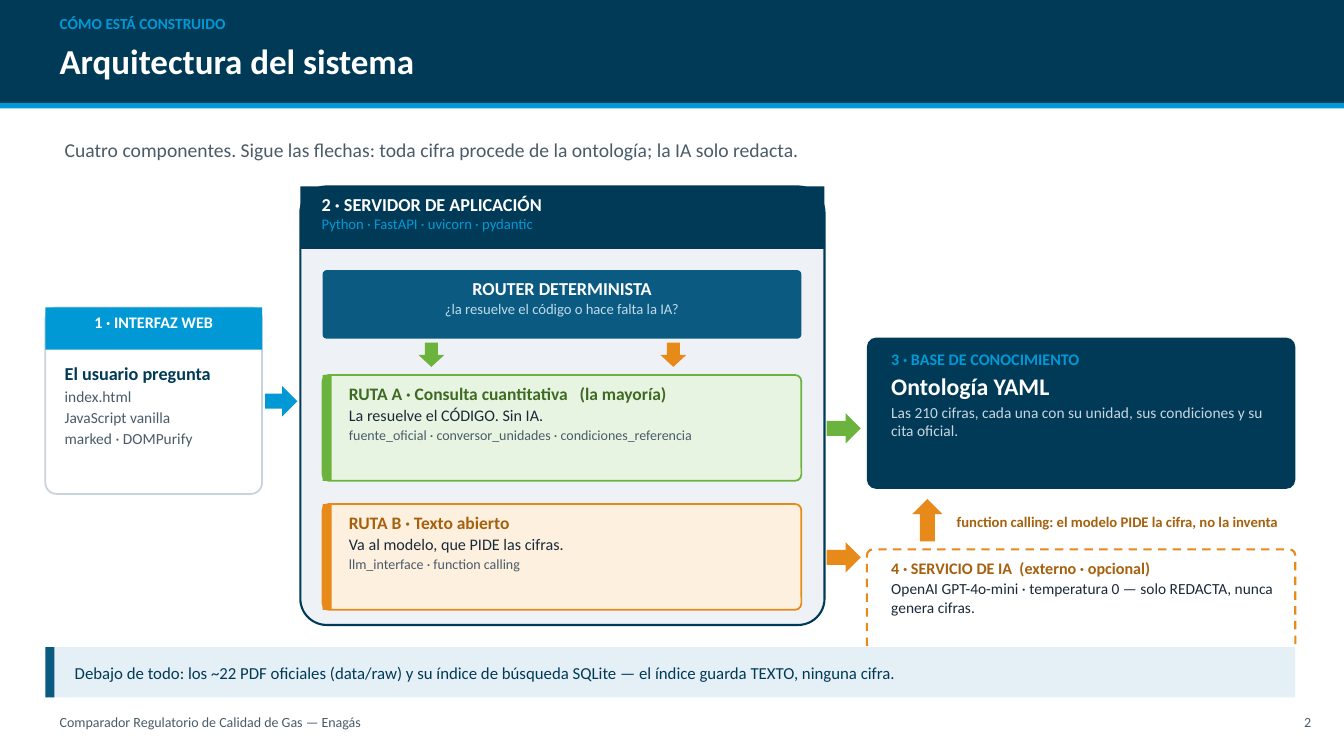
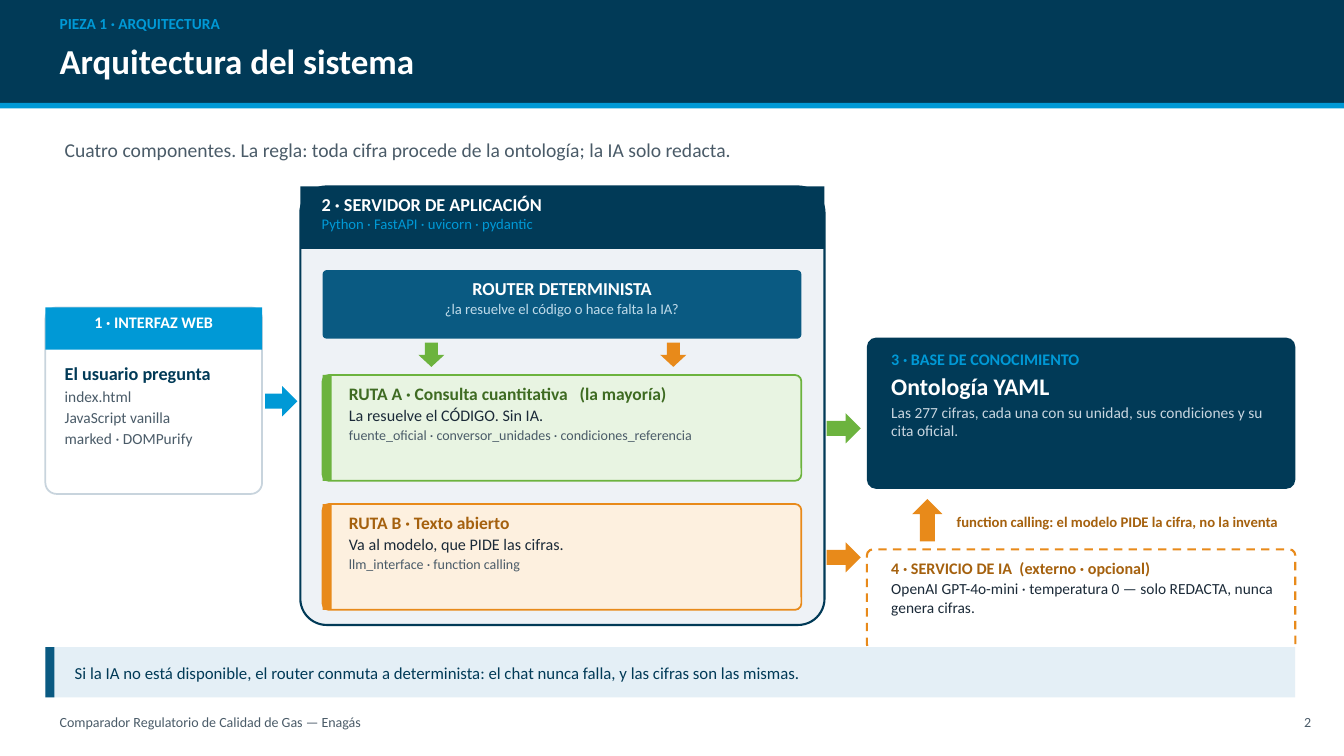
Before and after one commit to CarlosOlivaZurdo/ENAG-S_G1, a slide deck: slide 3 of docs/Presentacion_Comparador_Gas.pptx. Drawn at 1344x756 pixels with LibreOffice and Linux fonts; fonts in the diff are those of the drawing. Boxes give left, top, right and bottom in pixels: in the first picture for what was removed or moved away, otherwise in the second. Text is boxed around its words. In the diff, an @@ line names an element or a change of style, - is before the commit and + after.

```diff
--- a/docs/Presentacion_Comparador_Gas.pptx
+++ b/docs/Presentacion_Comparador_Gas.pptx
@@ text at <box>60,19,220,31</box>: text changed @@
-CÓMO ESTÁ CONSTRUIDO
+PIEZA 1 · ARQUITECTURA
@@ text at <box>65,143,731,161</box>: text changed @@
-Cuatro componentes. Sigue las flechas: toda cifra procede de la ontología; la IA solo redacta.
+Cuatro componentes. La regla: toda cifra procede de la ontología; la IA solo redacta.
@@ text at <box>891,407,1262,436</box>: text changed @@
-Las 210 cifras, cada una con su unidad, sus condiciones y su cita oficial.
+Las 277 cifras, cada una con su unidad, sus condiciones y su cita oficial.
@@ text at <box>75,667,799,682</box>: text changed @@
-Debajo de todo: los ~22 PDF oficiales (data/raw) y su índice de búsqueda SQLite — el índice guarda TEXTO, ninguna cifra.
+Si la IA no está disponible, el router conmuta a determinista: el chat nunca falla, y las cifras son las mismas.
```
Also in this commit, not shown: 4 other slides changed, 1 slide added, 4 slides removed, 1 other file.
